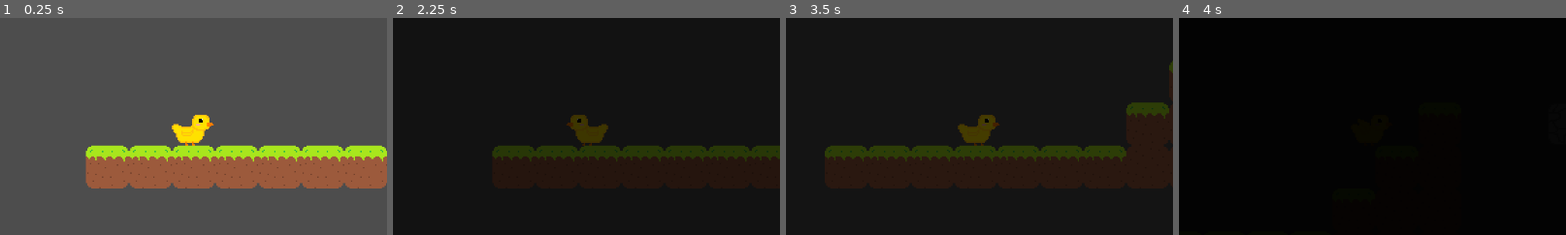
Above: before the commit, frames 1-4 (left to right).
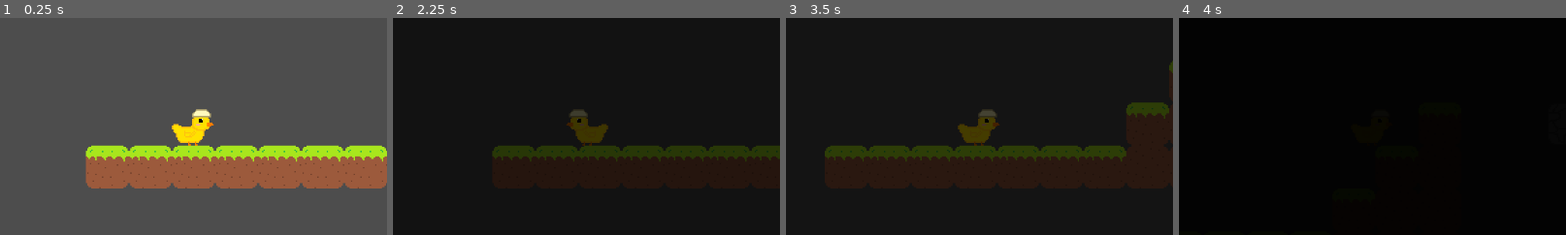
Above: after the commit, the same moments.

Repository: coreypowerdejong/bird-again
Game: Godot game, scene res://main.tscn
Two runs of this game, one before a commit and one after it. Both use one fixed random seed, a clock stepped at 60 frames per second and the inputs below.
Inputs:
- Up to frame 1 (0.25 s): no input
- Up to frame 2 (2.25 s): tap Enter (ui_accept) at 0.5, 0.77, 1.52 s; hold F (next_level) 0.53-1.28 s; hold Right (ui_right) 0.53-2.03 s; tap F (next_level) at 1.35 s; hold Left (ui_left) from 2.03 s (still down); hold F (next_level) from 2.03 s (still down)
- Up to frame 3 (3.5 s): release Left (ui_left) at 2.78 s; release F (next_level) at 2.78 s; hold Right (ui_right) from 2.78 s (still down); tap F (next_level) at 2.85 s; tap Enter (ui_accept) at 3.02 s
- Up to frame 4 (4 s): keep holding Right (ui_right); hold F (next_level) from 3.53 s (still down); tap Enter (ui_accept) at 3.77 s
The pictures show only the part of the screen within x 25-75%, y 26-76%; the shares and areas given below are measured in that part.

The runs differ from the first frame. In frame 1, 0.3% of the frame differs, in the area x 46-55%, y 41-59%; in frame 2, 0.1%; in frame 3, 0.1%; in frame 4, less than 0.1%.

Commit message:
Update player to have falling animation.

Diff:
--- a/player/player.gd
+++ b/player/player.gd
@@ -15,7 +15,6 @@
 	# Add the gravity.
 	if not is_on_floor():
 		velocity += get_gravity() * delta
-		$AnimatedSprite2D.play("jumping")
 	else:
 		state = player_state.IDLE
 
@@ -43,5 +42,8 @@
 			$AnimatedSprite2D.play("jumping")
 		else:
 			$AnimatedSprite2D.play("default")
-
+	if velocity.y <= 0:
+		$AnimatedSprite2D.play("jumping")
+	else:
+		$AnimatedSprite2D.play("falling")
 	move_and_slide()
--- a/player/player.tscn
+++ b/player/player.tscn
@@ -1,23 +1,27 @@
-[gd_scene load_steps=9 format=3 uid="uid://cmenpqaia4jvr"]
+[gd_scene load_steps=10 format=3 uid="uid://cmenpqaia4jvr"]
 
-[ext_resource type="Texture2D" uid="uid://crgl3y46sd7nq" path="res://player/sprites/player.png" id="1_oul6g"]
+[ext_resource type="Texture2D" uid="uid://bru0pyilo74dd" path="res://player/sprites/player.png" id="1_oul6g"]
 [ext_resource type="Script" uid="uid://po3uls73v0tb" path="res://player/player.gd" id="1_rkbax"]
 
 [sub_resource type="AtlasTexture" id="AtlasTexture_rkbax"]
 atlas = ExtResource("1_oul6g")
-region = Rect2(32, 0, 32, 32)
+region = Rect2(0, 0, 32, 32)
 
-[sub_resource type="AtlasTexture" id="AtlasTexture_oul6g"]
+[sub_resource type="AtlasTexture" id="AtlasTexture_qjkh3"]
+atlas = ExtResource("1_oul6g")
+region = Rect2(64, 0, 32, 32)
+
+[sub_resource type="AtlasTexture" id="AtlasTexture_g6k8r"]
 atlas = ExtResource("1_oul6g")
 region = Rect2(0, 0, 32, 32)
 
 [sub_resource type="AtlasTexture" id="AtlasTexture_g1dw6"]
 atlas = ExtResource("1_oul6g")
-region = Rect2(32, 0, 32, 32)
+region = Rect2(0, 0, 32, 32)
 
 [sub_resource type="AtlasTexture" id="AtlasTexture_yw30f"]
 atlas = ExtResource("1_oul6g")
-region = Rect2(64, 0, 32, 32)
+region = Rect2(32, 0, 32, 32)
 
 [sub_resource type="SpriteFrames" id="SpriteFrames_qjkh3"]
 animations = [{
@@ -31,7 +35,15 @@
 }, {
 "frames": [{
 "duration": 1.0,
-"texture": SubResource("AtlasTexture_oul6g")
+"texture": SubResource("AtlasTexture_qjkh3")
+}],
+"loop": true,
+"name": &"falling",
+"speed": 5.0
+}, {
+"frames": [{
+"duration": 1.0,
+"texture": SubResource("AtlasTexture_g6k8r")
 }],
 "loop": true,
 "name": &"jumping",
@@ -57,7 +69,7 @@
 
 [node name="AnimatedSprite2D" type="AnimatedSprite2D" parent="."]
 sprite_frames = SubResource("SpriteFrames_qjkh3")
-animation = &"walking"
+animation = &"falling"
 
 [node name="CollisionShape2D" type="CollisionShape2D" parent="."]
 position = Vector2(-2, 3)
Binary file changed: player/sprites/hatching.png
Not shown, changed: player/sprites/hatching.png.import
Binary file changed: player/sprites/player.png
Not shown, changed: player/sprites/player.png.import
